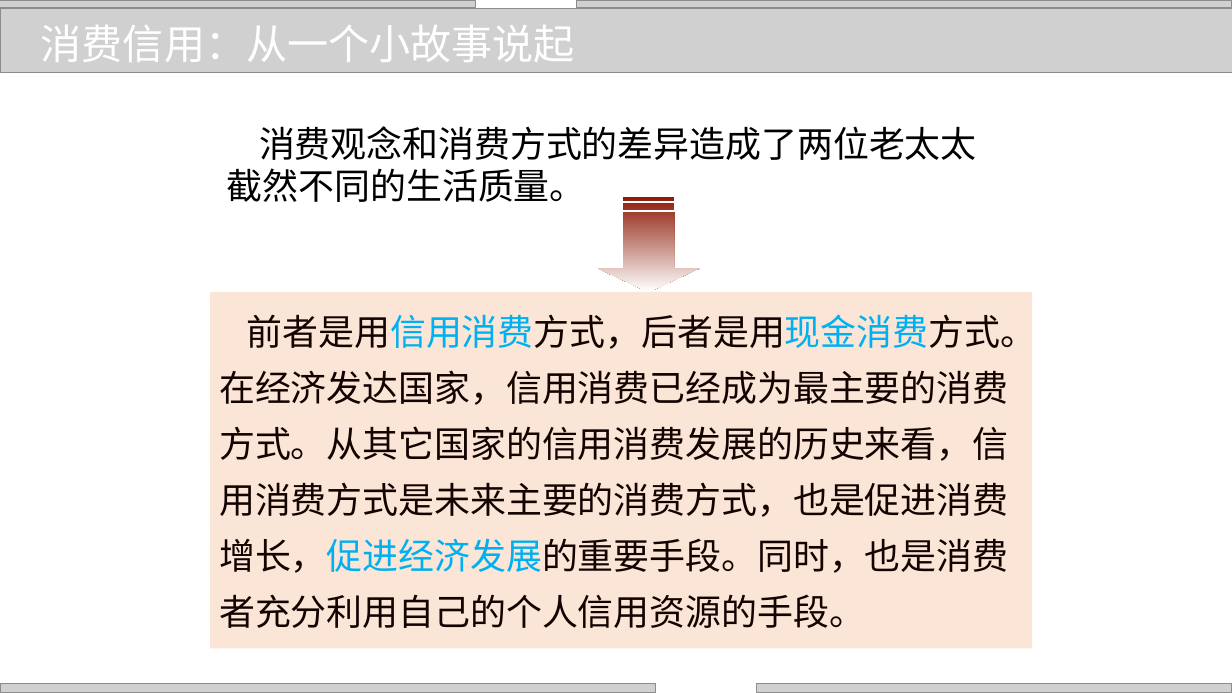
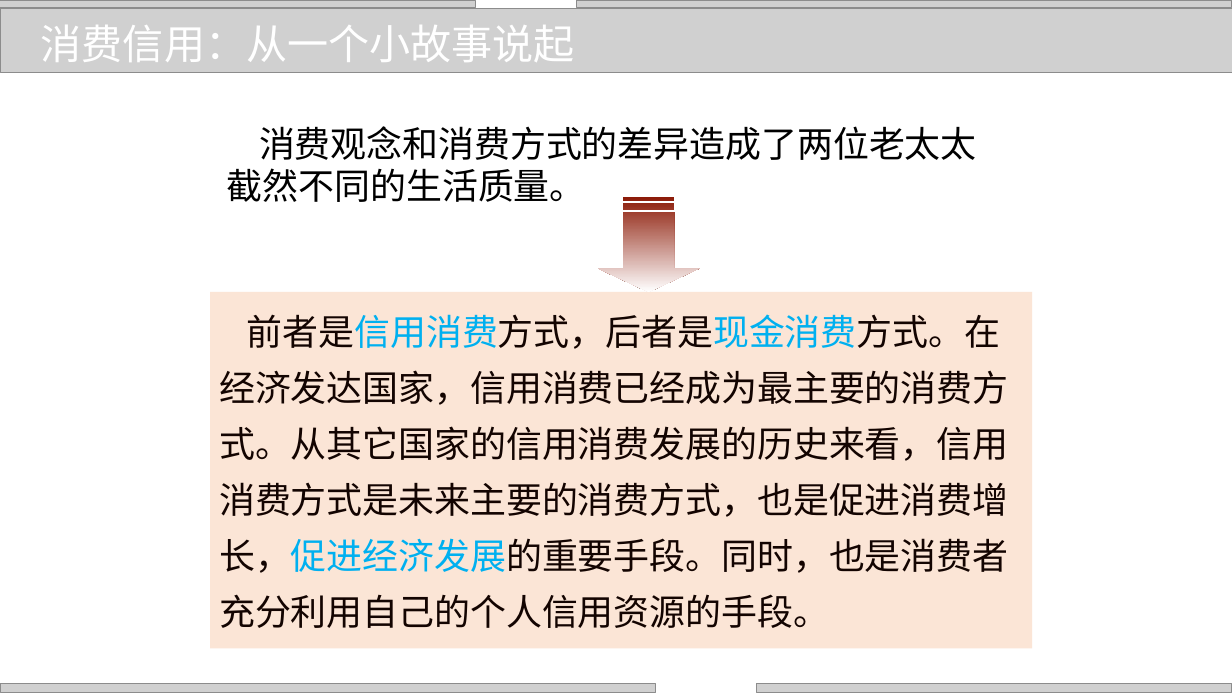
Before and after one commit to zhangjianzhang/internet_credit, a slide deck: slide 5 of files/slides/lecture_14.pptx. Drawn at 1232x693 pixels with LibreOffice and Linux fonts; fonts in the diff are those of the drawing; grey boxes stand for pictures; background and template pictures are left out. Boxes give left, top, right and bottom in pixels: in the first picture for what was removed or moved away, otherwise in the second. Text is boxed around its words. In the diff, an @@ line names an element or a change of style, - is before the commit and + after.

```diff
--- a/files/slides/lecture_14.pptx
+++ b/files/slides/lecture_14.pptx
@@ text in rectangle at (219, 314, 1008, 628): text changed @@
-前者是用信用消费方式，后者是用现金消费方式。在经济发达国家，信用消费已经成为最主要的消费方式。从其它国家的信用消费发展的历史来看，信用消费方式是未来主要的消费方式，也是促进消费增长，促进经济发展的重要手段。同时，也是消费者充分利用自己的个人信用资源的手段。
+前者是信用消费方式，后者是现金消费方式。在经济发达国家，信用消费已经成为最主要的消费方式。从其它国家的信用消费发展的历史来看，信用消费方式是未来主要的消费方式，也是促进消费增长，促进经济发展的重要手段。同时，也是消费者充分利用自己的个人信用资源的手段。
```
Also in this commit, not shown: 6 other slides changed, 6 other files.
